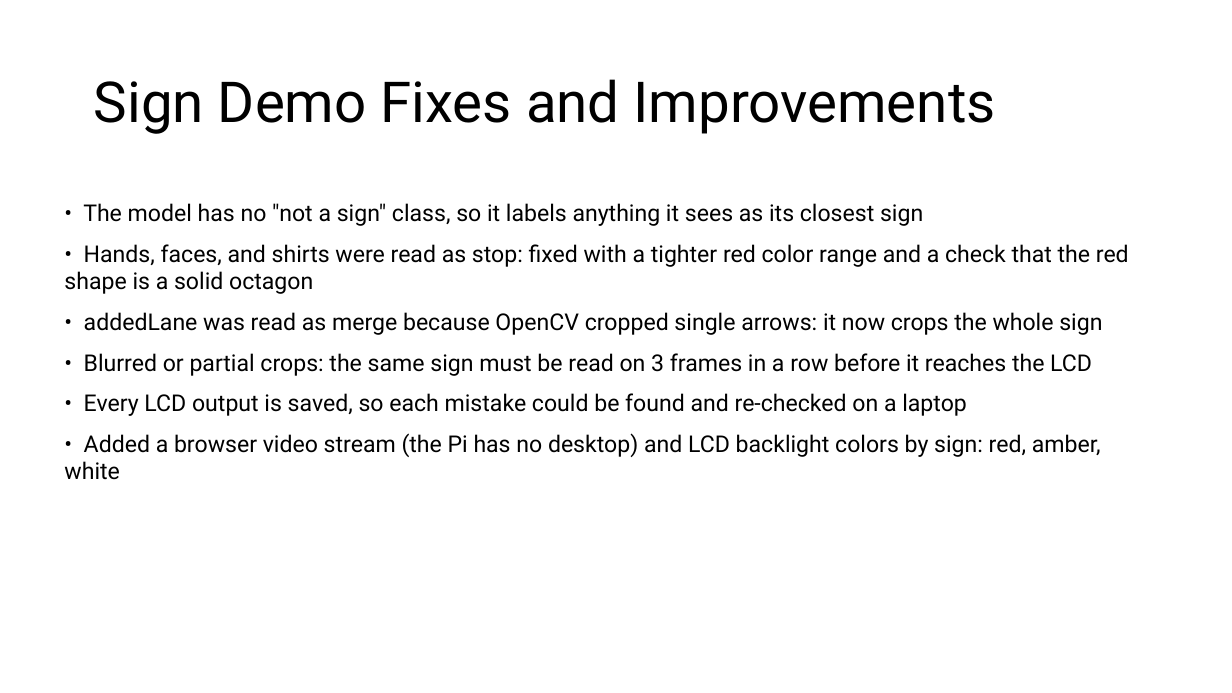
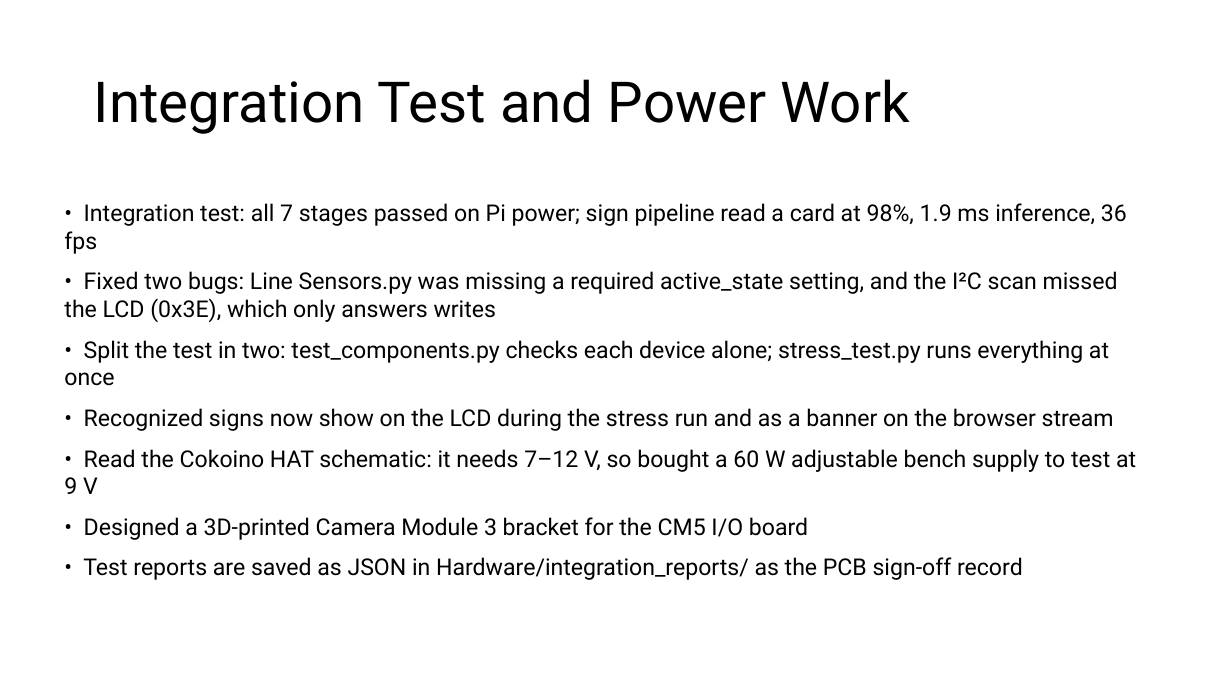
Before and after one commit to EthanWellsSr/BuggyBot, a slide deck: slide 4 of Weekly Reports/slides/1-ethan-wells.pptx (slide 3 before the commit). Drawn at 1232x693 pixels with LibreOffice and Linux fonts; fonts in the diff are those of the drawing. Boxes give left, top, right and bottom in pixels: in the first picture for what was removed or moved away, otherwise in the second. Text is boxed around its words. In the diff, an @@ line names an element or a change of style, - is before the commit and + after.

```diff
--- a/Weekly Reports/slides/1-ethan-wells.pptx
+++ b/Weekly Reports/slides/1-ethan-wells.pptx
@@ title at box(94, 79, 910, 134): text changed @@
-Sign Demo Fixes and Improvements
+Integration Test and Power Work
@@ text at box(64, 203, 1136, 580): text changed @@
-• The model has no "not a sign" class, so it labels anything it sees as its closest sign
-• Hands, faces, and shirts were read as stop: fixed with a tighter red color range and a check that the red shape is a solid octagon
-• addedLane was read as merge because OpenCV cropped single arrows: it now crops the whole sign
-• Blurred or partial crops: the same sign must be read on 3 frames in a row before it reaches the LCD
-• Every LCD output is saved, so each mistake could be found and re-checked on a laptop
-• Added a browser video stream (the Pi has no desktop) and LCD backlight colors by sign: red, amber, white
+• Integration test: all 7 stages passed on Pi power; sign pipeline read a card at 98%, 1.9 ms inference, 36 fps
+• Fixed two bugs: Line Sensors.py was missing a required active_state setting, and the I²C scan missed the LCD (0x3E), which only answers writes
+• Split the test in two: test_components.py checks each device alone; stress_test.py runs everything at once
+• Recognized signs now show on the LCD during the stress run and as a banner on the browser stream
+• Read the Cokoino HAT schematic: it needs 7–12 V, so bought a 60 W adjustable bench supply to test at 9 V
+• Designed a 3D-printed Camera Module 3 bracket for the CM5 I/O board
+• Test reports are saved as JSON in Hardware/integration_reports/ as the PCB sign-off record
```
Also in this commit, not shown: 1 other slide changed, 2 slides added, 1 slide removed.
